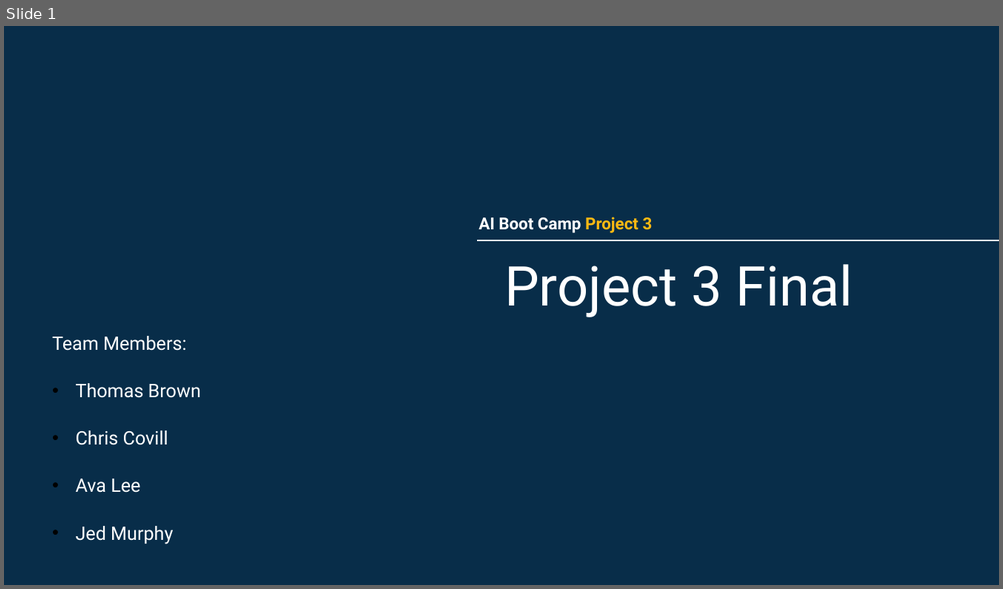
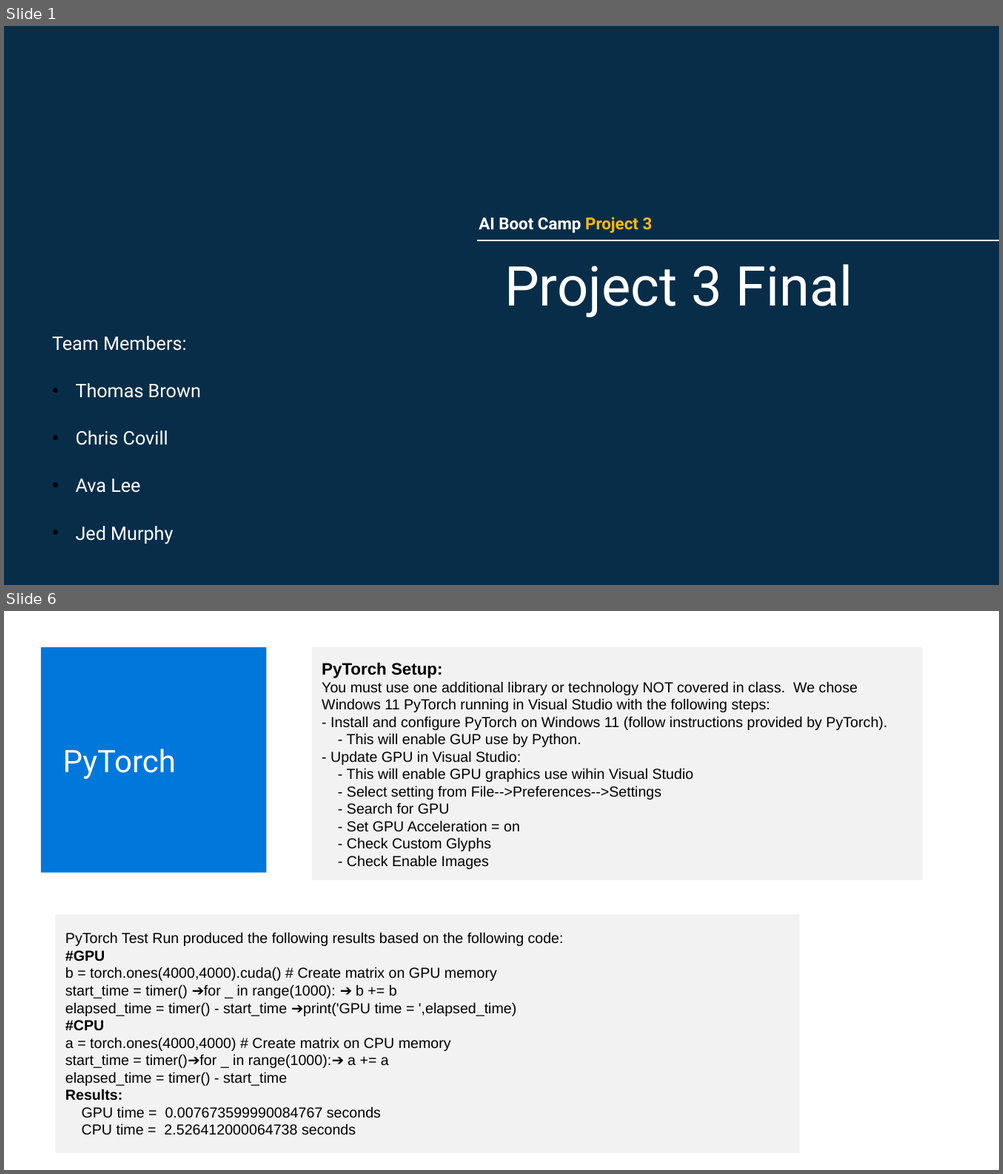
Before and after one commit to tbrown14611/Project_3_Final, a slide deck: Team_6_AI_Bootcamp_Project_3_Final.pptx. Shown one above the other, each under a label of ours: slide 1 before the commit, slides 1 and 6 after it; the slides between them are not shown. The pictures are 1003x589 and 1003x1174 pixels, drawn with LibreOffice and Linux fonts; fonts in the diff are those of the drawing. Boxes give left, top, right and bottom in pixels: in the first picture for what was removed or moved away, otherwise in the second. Text is boxed around its words. In the diff, an @@ line names an element or a change of style, - is before the commit and + after.

```diff
--- a/Team_6_AI_Bootcamp_Project_3_Final.pptx
+++ b/Team_6_AI_Bootcamp_Project_3_Final.pptx
@@ slide 6 added at (4, 611, 999, 1170), background #FFFFFF @@
@@ rectangle added at (41, 647, 267, 873), fill #0077DB @@
@@ rectangle added at (311, 647, 922, 880), fill #F2F2F2, 14 pt, text #000000 @@
+PyTorch Setup:
+You must use one additional library or technology NOT covered in class. We chose Windows 11 PyTorch running in Visual Studio with the following steps:
+- Install and configure PyTorch on Windows 11 (follow instructions provided by PyTorch).
+- This will enable GUP use by Python.
+- Update GPU in Visual Studio:
+- This will enable GPU graphics use wihin Visual Studio
+- Select setting from File-->Preferences-->Settings
+- Search for GPU
+- Set GPU Acceleration = on
+- Check Custom Glyphs
+- Check Enable Images
@@ text added at (63, 749, 176, 779), 30 pt, text #FFFFFF @@
+PyTorch
@@ rectangle added at (56, 914, 800, 1153), fill #F2F2F2, 14 pt, text #000000 @@
+PyTorch Test Run produced the following results based on the following code:
+#GPU
+b = torch.ones(4000,4000).cuda() # Create matrix on GPU memory
+start_time = timer() ➔for _ in range(1000): ➔ b += b
+elapsed_time = timer() - start_time ➔print('GPU time = ',elapsed_time)
+#CPU
+a = torch.ones(4000,4000) # Create matrix on CPU memory
+start_time = timer()➔for _ in range(1000):➔ a += a
+elapsed_time = timer() - start_time
+Results:
+GPU time = 0.007673599990084767 seconds
+CPU time = 2.526412000064738 seconds
```
Also in this commit, not shown: 4 slides changed, 2 other slides added, 4 slides removed, 3 other files.
